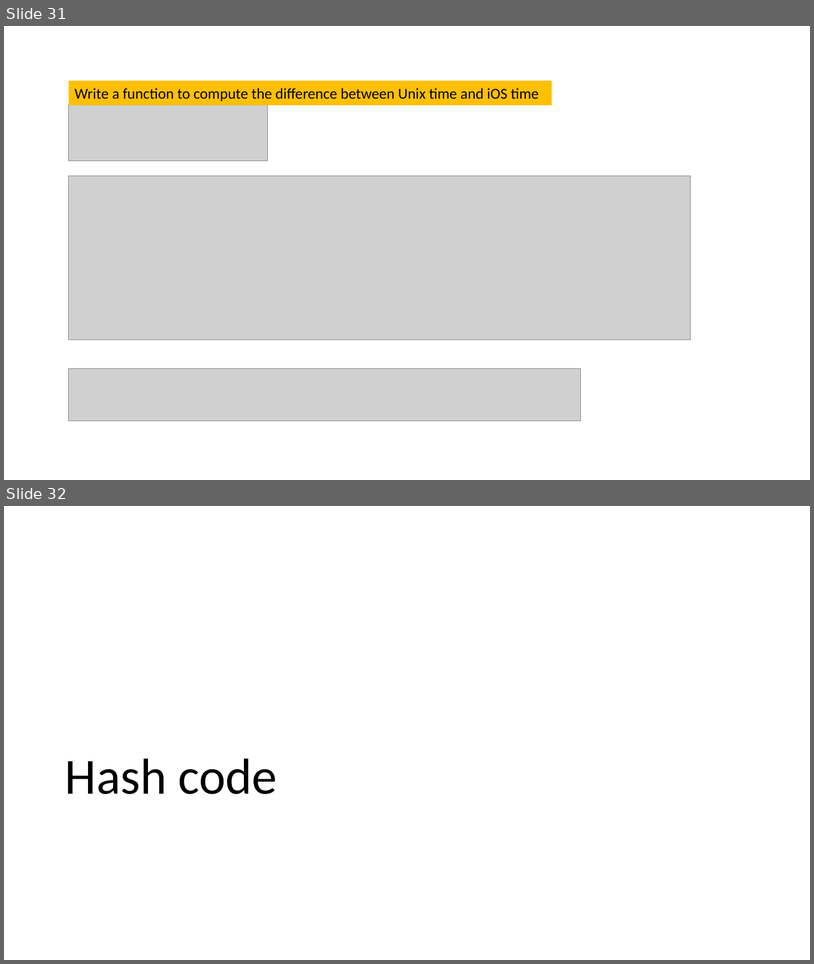
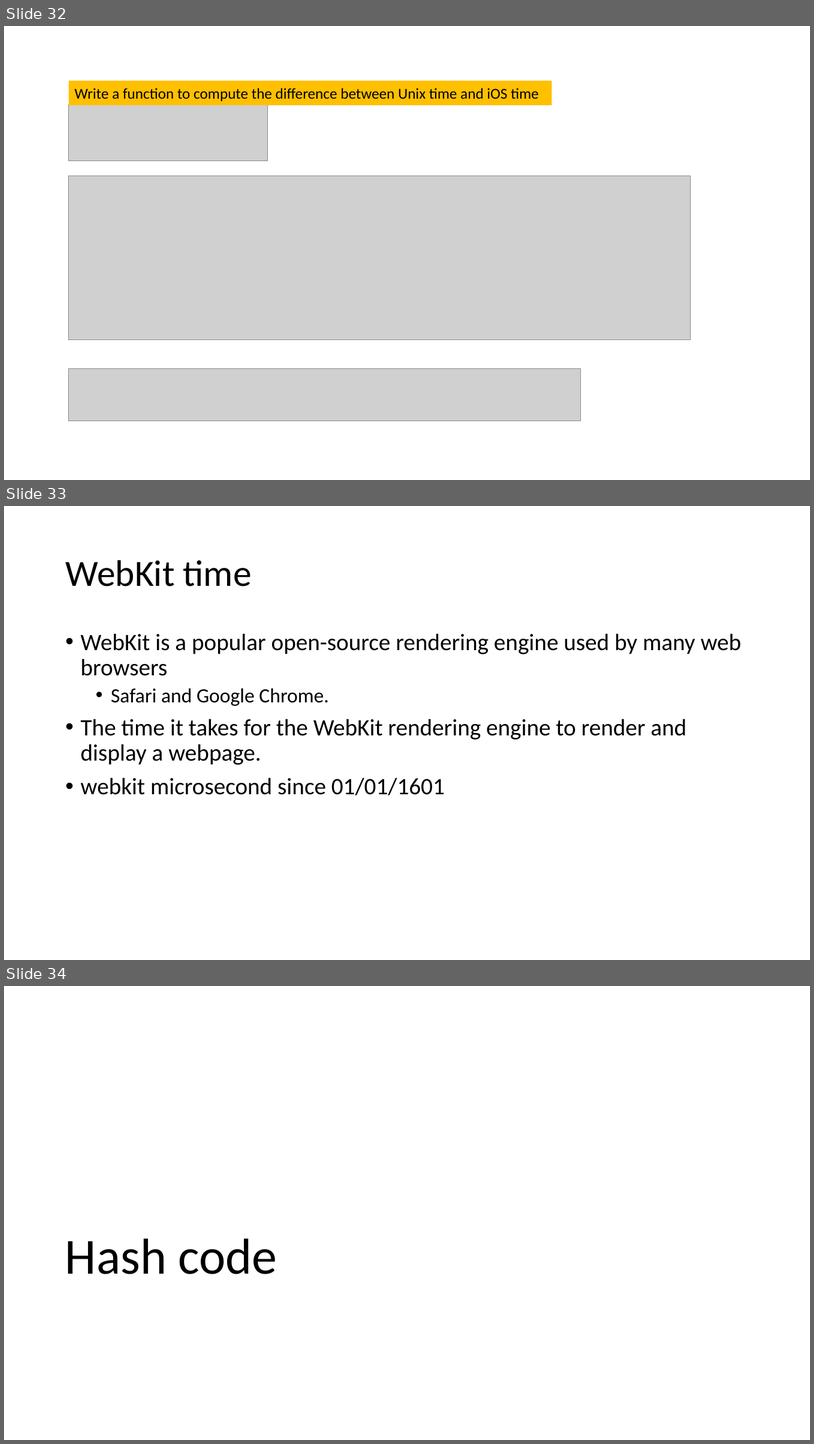
Before and after one commit to frankwxu/digital-forensics-lab, a slide deck: Basic_Computer_Skills_for_Forensics/0_Number_Systems.pptx. Shown one above the other, each under a label of ours: slides 31 and 32 before the commit, slides 32, 33 and 34 after it. The pictures are 814x964 and 814x1444 pixels, drawn with LibreOffice and Linux fonts; fonts in the diff are those of the drawing; grey boxes stand for pictures; background and template pictures are left out. Boxes give left, top, right and bottom in pixels: in the first picture for what was removed or moved away, otherwise in the second. Text is boxed around its words. In the diff, an @@ line names an element or a change of style, - is before the commit and + after.

```diff
--- a/Basic_Computer_Skills_for_Forensics/0_Number_Systems.pptx
+++ b/Basic_Computer_Skills_for_Forensics/0_Number_Systems.pptx
@@ slide 33 added at [4, 506, 810, 960], background #FFFFFF @@
@@ title added at [65, 560, 252, 586], 44 pt, text #000000 @@
+WebKit time
@@ text added at [81, 633, 742, 795], 28 pt, text #000000 @@
+• WebKit is a popular open-source rendering engine used by many web browsers
+  • Safari and Google Chrome.
+• The time it takes for the WebKit rendering engine to render and display a webpage.
+• webkit microsecond since 01/01/1601
@@ what was slide 31 is now slide 32 @@
@@ what was slide 32 is now slide 34 @@
```
Also in this commit, not shown: 6 slides changed, 2 other slides added, 1 slide removed, 1 other file.
